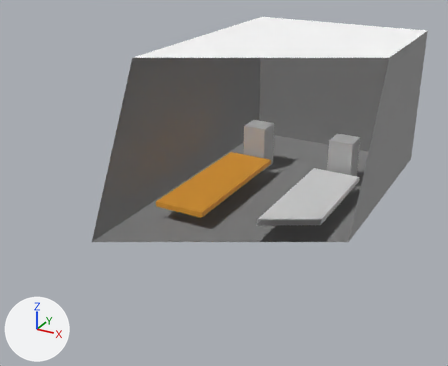
The OBJ model resources/models/cornell/scratches.obj, before and after one commit.
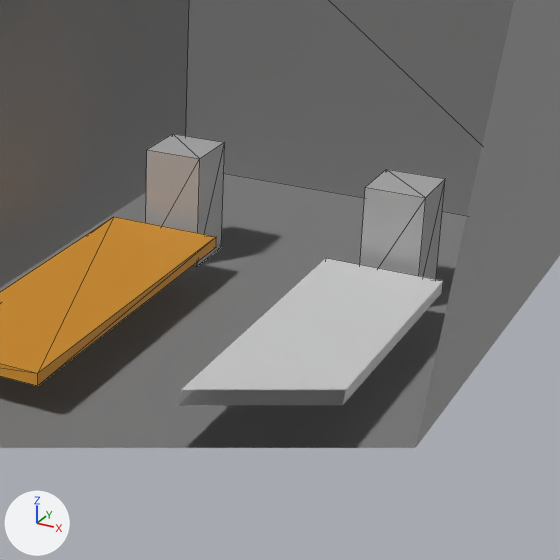
Each version is shown whole from a camera (50 mm lens) standing at (4.73, -10.17, 5.4) and looking at (-0.48, -0.69, 0.65), then close up on the part from 42% to 90% of the width and 18% to 78% of the height. Every picture has the same lights, and +X, +Y and +Z are marked at lower left. The close-ups show mesh edges as thin lines. Everything nearer to the camera than a plane just in front of the edit is cut away. Where no turn or scale is listed for an object, it has been applied to the vertices.

In view in the first close-up: 'Cube0', 'Cube1', 'Test0', 'Test1', 'Walls'.
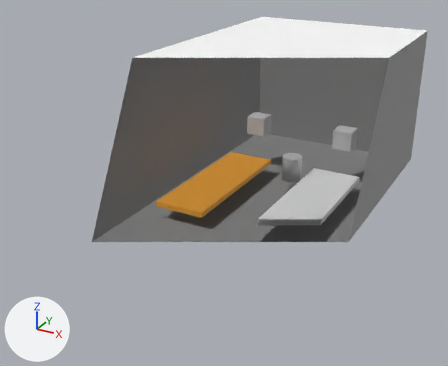
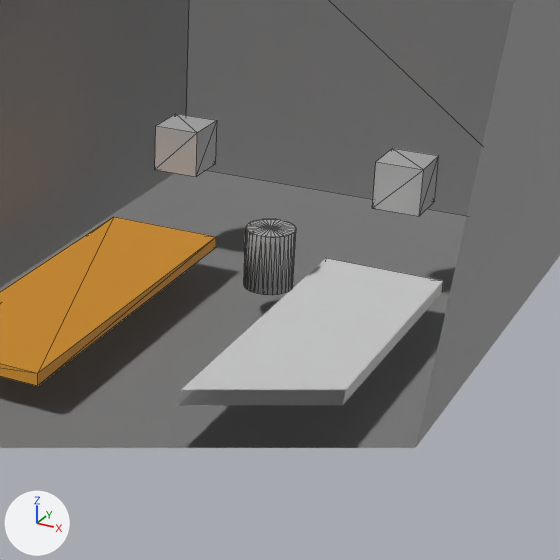
What differs and where, as boxes [x1, y1, x2, y2] in the close-ups (560 x 560 px):
'Cube1', mesh rescaled
    before: [360, 169, 445, 279]
    after: [372, 148, 439, 216]
'Cube0', mesh rescaled (21% narrower, 52% shorter)
    before: [146, 134, 225, 265]
    after: [155, 114, 217, 177]
'Cylinder', added
    after: [244, 219, 296, 295]

Diff of the bpy script that builds the scene:
```diff
--- a/resources/models/cornell/scratches.obj.py
+++ b/resources/models/cornell/scratches.obj.py
@@ mat_cylinder @@
+mat_cylinder = principled_material('Cylinder')
+mat_cylinder.base_color = (0.64, 0.64, 0.64)  # light grey #d1d1d1
+mat_cylinder.roughness = 0.69
@@ me_cube0 @@
 me_cube0.from_pydata(...)  # 8 vertices, 12 faces; spans x -1.255..-0.745, y 1.645..2.155, z -0.01..0.99
 # used by ob_cube0; location = (0.0, 0.0, 0.0)
+# me_cube0 part 1: the whole mesh is scaled about its middle by (0.784, 0.784, 0.4), then moved by (0.0, 0.0, 0.51)
 me_cube0.materials.append(mat_cube0)
@@ me_cube1 @@
 me_cube1.from_pydata(...)  # 8 vertices, 12 faces; spans x 0.745..1.255, y 1.645..2.155, z -0.01..0.99
 # used by ob_cube1; location = (0.0, 0.0, 0.0)
+# me_cube1 part 2: the whole mesh is scaled about its middle by (0.784, 0.784, 0.4), then moved by (0.0, 0.0, 0.51)
 me_cube1.materials.append(mat_cube1)
@@ me_cylinder @@
+me_cylinder.from_pydata(...)  # 97 vertices, 126 faces; spans x 0.0..0.4, y 0.8..1.2, z 0.25..0.751
+me_cylinder.materials.append(mat_cylinder)  # light grey #d1d1d1
@@ ob_cylinder @@
+ob_cylinder = bpy.data.objects.new('Cylinder', me_cylinder)
+ob_cylinder.location = (0.0, 0.0, 0.0)
```
